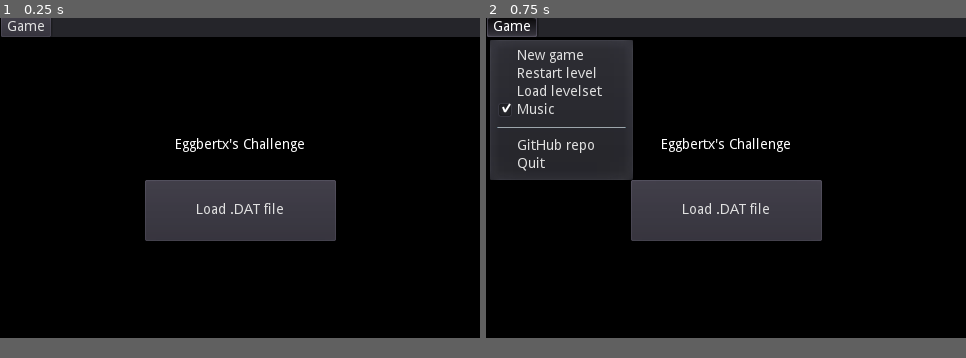
Above: before the commit, frames 1-2 (left to right).
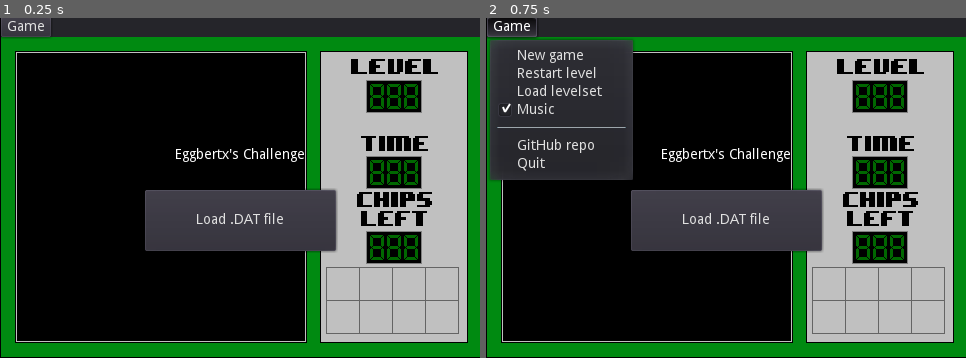
Above: after the commit, the same moments.

Repository: Eggbertx/Eggbertxs-Challenge
Game: Godot game, scene res://src/Main.tscn
Same seed, same stepped clock (60 frames per second), same inputs: the game is played once before the commit and once after it.
Inputs:
- Up to frame 1 (0.25 s): no input
- Up to frame 2 (0.75 s): click "Game" at 0.5 s
In our replay, the window is 480x320 before the commit and 480x340 after it. These sizes can differ from the game's own. Grey fills any space a smaller window leaves; there, only what the larger window draws over its background counts as a difference.

The runs differ from the first frame. In frame 1, 37% of the frame differs, in the area x 0-100%, y 5-100%; in frame 2, 35%.

Commit message:
un-ignore images, add UI image

Diff:
--- a/project.godot
+++ b/project.godot
@@ -56,7 +56,7 @@
 [display]
 
 window/size/width=480
-window/size/height=320
+window/size/height=340
 window/size/resizable=false
 
 [editor_plugins]
--- a/src/ui/UI.gd
+++ b/src/ui/UI.gd
@@ -8,10 +8,16 @@
 enum {ITEM_NEWGAME, ITEM_RESTARTLVL, ITEM_DATFILE, ITEM_MUSIC, SEPARATOR, ITEM_REPO, ITEM_QUIT}
 const REPO_URL = "https://github.com/Eggbertx/Eggbertxs-Challenge"
 
-
 func _ready() -> void:
 	game_menu.connect("id_pressed", self, "handle_menu")
 	$FileDialog.add_filter("*.dat ; CC levelset")
+
+	$UIImage.set_size(get_viewport().size, false)
+	$UIImage.set_position(Vector2(0, $Panel.get_rect().size.y))
+
+	var ui_tex = ImageTexture.new()
+	ui_tex.load("res://images/background-new.png")
+	$UIImage.set_texture(ui_tex)
 
 func handle_menu(id):
 	# Console.write_line("Selected item text: %s" % menu.get_item_text(id))
@@ -41,7 +47,6 @@
 			Console.write_line("Goodbye")
 			get_tree().quit(0)
 
-
 func _on_FileDialog_file_selected(path):
 	Console.write_line("Loading %s" % path)
 	emit_signal("file_selected", path)
--- a/src/ui/UI.tscn
+++ b/src/ui/UI.tscn
@@ -10,6 +10,13 @@
 margin_right = 0.667419
 margin_bottom = -0.667419
 script = ExtResource( 1 )
+__meta__ = {
+"_edit_use_anchors_": false
+}
+
+[node name="UIImage" type="TextureRect" parent="."]
+margin_right = 40.0
+margin_bottom = 40.0
 __meta__ = {
 "_edit_use_anchors_": false
 }
Binary file changed: icon.png
Binary file added: images/background-new.png
Not shown, added: images/background-new.png.import
Binary file added: images/new-render/block.png
Not shown, added: images/new-render/block.png.import
Binary file added: images/new-render/chip.png
Not shown, added: images/new-render/chip.png.import
Binary file added: images/new-render/floor.png
Not shown, added: images/new-render/floor.png.import
Binary file added: images/new-render/movableblock.png
Not shown, added: images/new-render/movableblock.png.import
Binary file added: images/new-render/textures/block.png
(and 9 more such lines)
